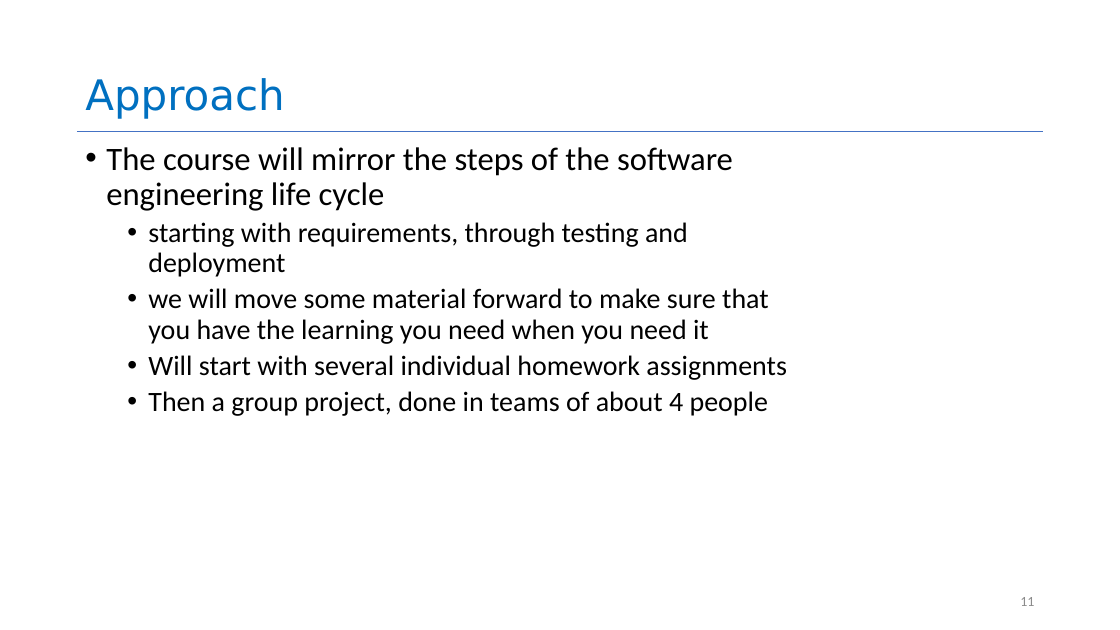
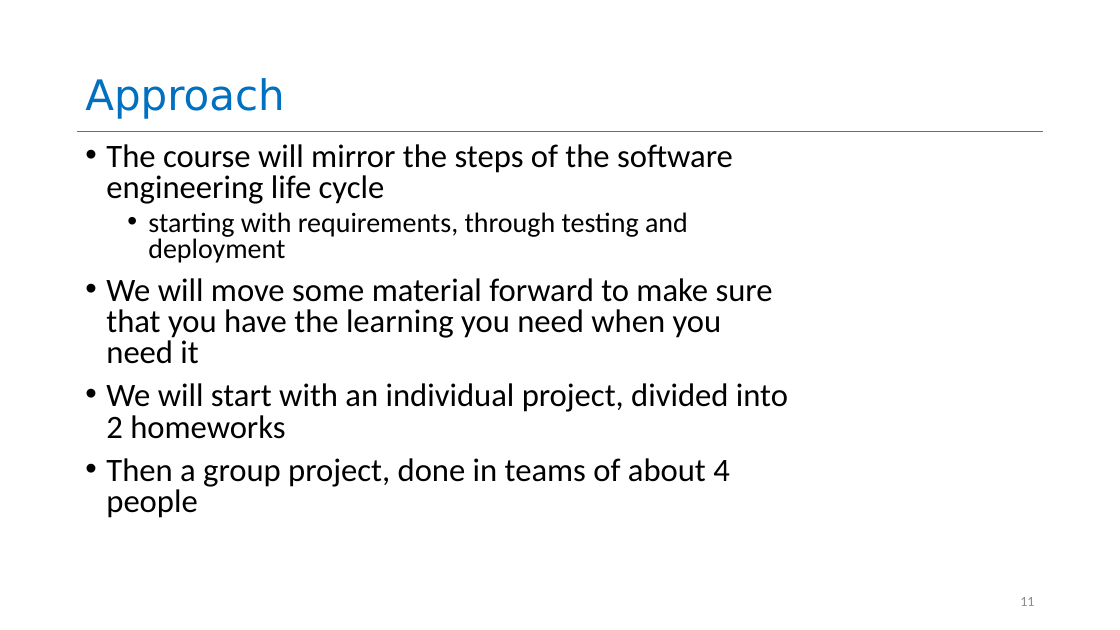
Before and after one commit to neu-se/CS4530-Fall-2022, a slide deck: slide 11 of Slides/Lesson 1.1 Course Introduction.pptx. Drawn at 1120x630 pixels with LibreOffice and Linux fonts; fonts in the diff are those of the drawing. Boxes give left, top, right and bottom in pixels: in the first picture for what was removed or moved away, otherwise in the second. Text is boxed around its words. In the diff, an @@ line names an element or a change of style, - is before the commit and + after.

```diff
--- a/Slides/Lesson 1.1 Course Introduction.pptx
+++ b/Slides/Lesson 1.1 Course Introduction.pptx
@@ text at box(106, 144, 733, 518): size 24 to 28 pt in "Then a group project, done in teams ..."; line spacing 0.9 to 0.8; list level 2 to 1 in "Then a group project, done ..." @@
@@ text at box(106, 278, 788, 439): text changed; size 24 to 28 pt @@
-  • we will move some material forward to make sure that you have the learning you need when you need it
-  • Will start with several individual homework assignments
+• We will move some material forward to make sure that you have the learning you need when you need it
+• We will start with an individual project, divided into 2 homeworks
```
Also in this commit, not shown: 5 other slides changed, 1 other file.
